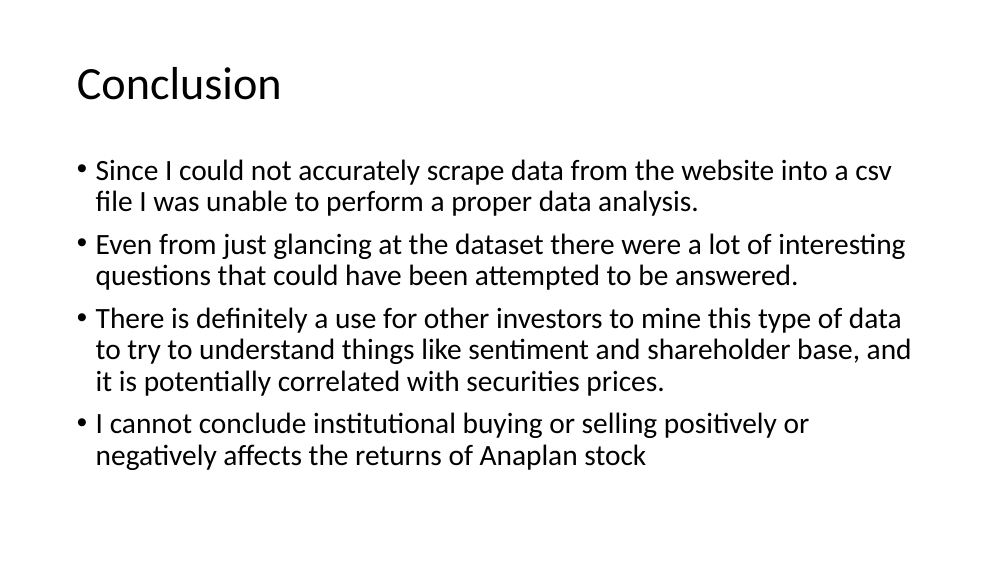
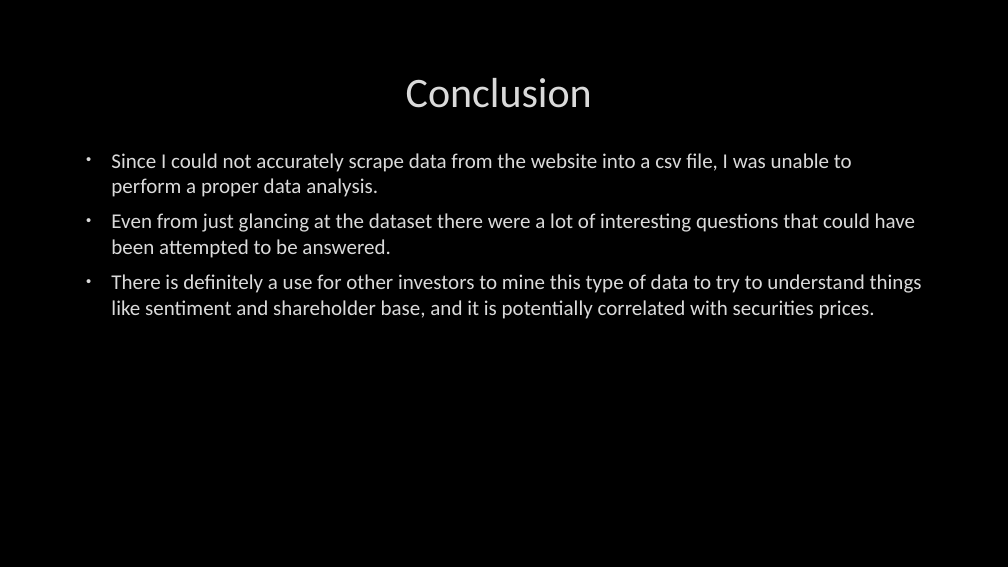
Before and after one commit to j-gonzal/web_scraping_project, a slide deck: slide 9 of Web Scraping WhaleWisdom.pptx (slide 6 before the commit). Drawn at 1008x567 pixels with LibreOffice and Linux fonts; fonts in the diff are those of the drawing; background and template pictures are left out. Boxes give left, top, right and bottom in pixels: in the first picture for what was removed or moved away, otherwise in the second. Text is boxed around its words. In the diff, an @@ line names an element or a change of style, - is before the commit and + after.

```diff
--- a/Web Scraping WhaleWisdom.pptx
+++ b/Web Scraping WhaleWisdom.pptx
@@ background #FFFFFF to picture (left out) @@
@@ title "Conclusion" moved from (x1=77, y1=67, x2=282, y2=100) to (x1=406, y1=78, x2=592, y2=108) @@
@@ title "Conclusion" at (x1=406, y1=78, x2=592, y2=108): size 44 to 40 pt, text colour #000000 to #DADADA, letter outline none to #404040 0.75 pt; alignment left to centre; line spacing 0.9 to 1 @@
@@ text "Since I could not accurately ..." moved from (x1=96, y1=159, x2=912, y2=470) to (x1=111, y1=153, x2=922, y2=319) @@
@@ text at (x1=111, y1=153, x2=852, y2=197): text changed; size 28 to 20 pt; text colour #000000 to #DADADA @@
-• Since I could not accurately scrape data from the website into a csv file I was unable to perform a proper data analysis.
+• Since I could not accurately scrape data from the website into a csv file, I was unable to perform a proper data analysis.
@@ text at (x1=111, y1=213, x2=922, y2=319): size 28 to 20 pt, text colour #000000 to #DADADA, letter outline none to #404040 0.75 pt in "Even from just glancing at the dataset ...", "There is definitely a use for other ..."; indent changed; line spacing 0.9 to 1 @@
@@ text at (x1=96, y1=412, x2=810, y2=470): paragraph removed @@
-• I cannot conclude institutional buying or selling positively or negatively affects the returns of Anaplan stock
```
Also in this commit, not shown: 5 other slides changed, 3 slides added, 2 other files.
